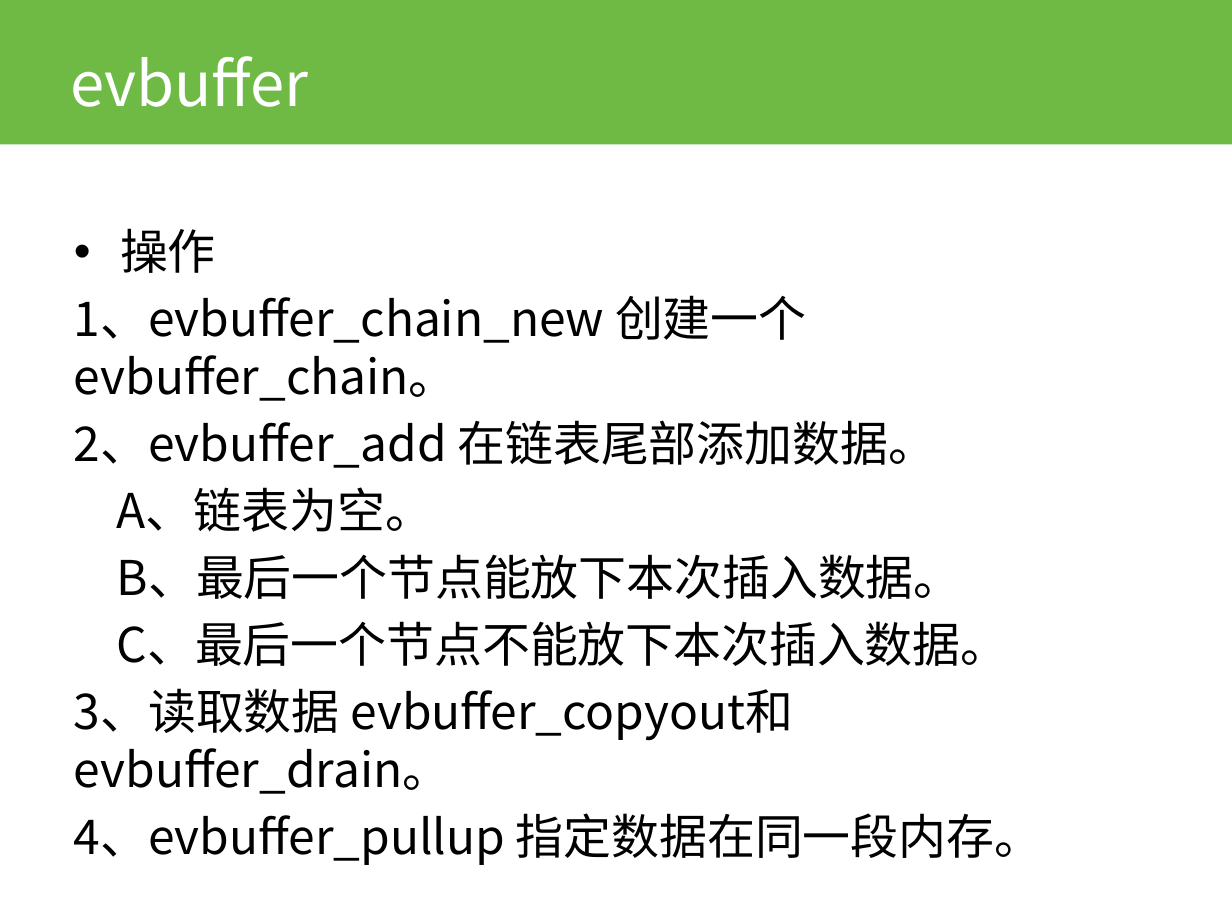
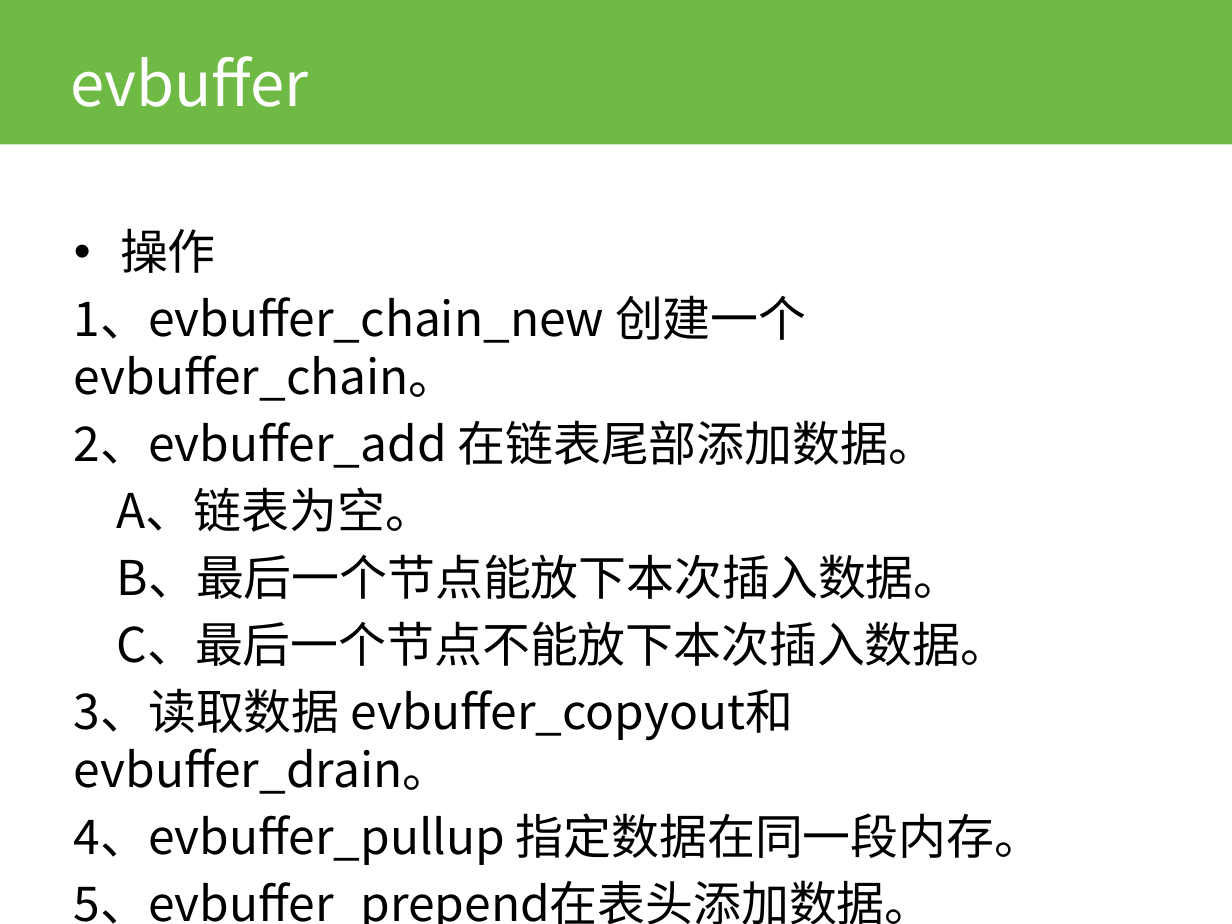
Before and after one commit to whm2300/libevent, a slide deck: slide 19 of libevent.pptx (slide 18 before the commit). Drawn at 1232x924 pixels with LibreOffice and Linux fonts; fonts in the diff are those of the drawing; background and template pictures are left out. Boxes give left, top, right and bottom in pixels: in the first picture for what was removed or moved away, otherwise in the second. Text is boxed around its words. In the diff, an @@ line names an element or a change of style, - is before the commit and + after.

```diff
--- a/libevent.pptx
+++ b/libevent.pptx
@@ text at bbox=[74, 880, 933, 924]: paragraph added @@
+5、evbuffer_prepend在表头添加数据。
```
Also in this commit, not shown: 5 other slides changed, 2 slides added, 2 slides removed, 5 other files.
